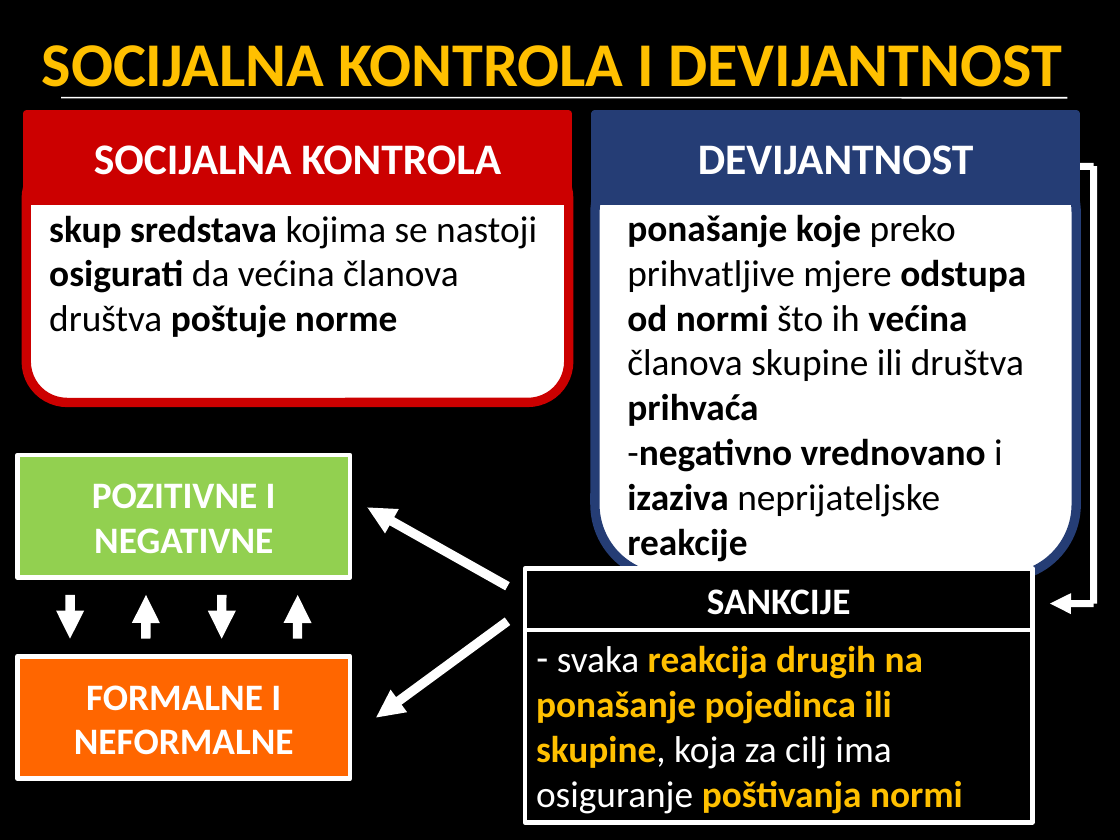
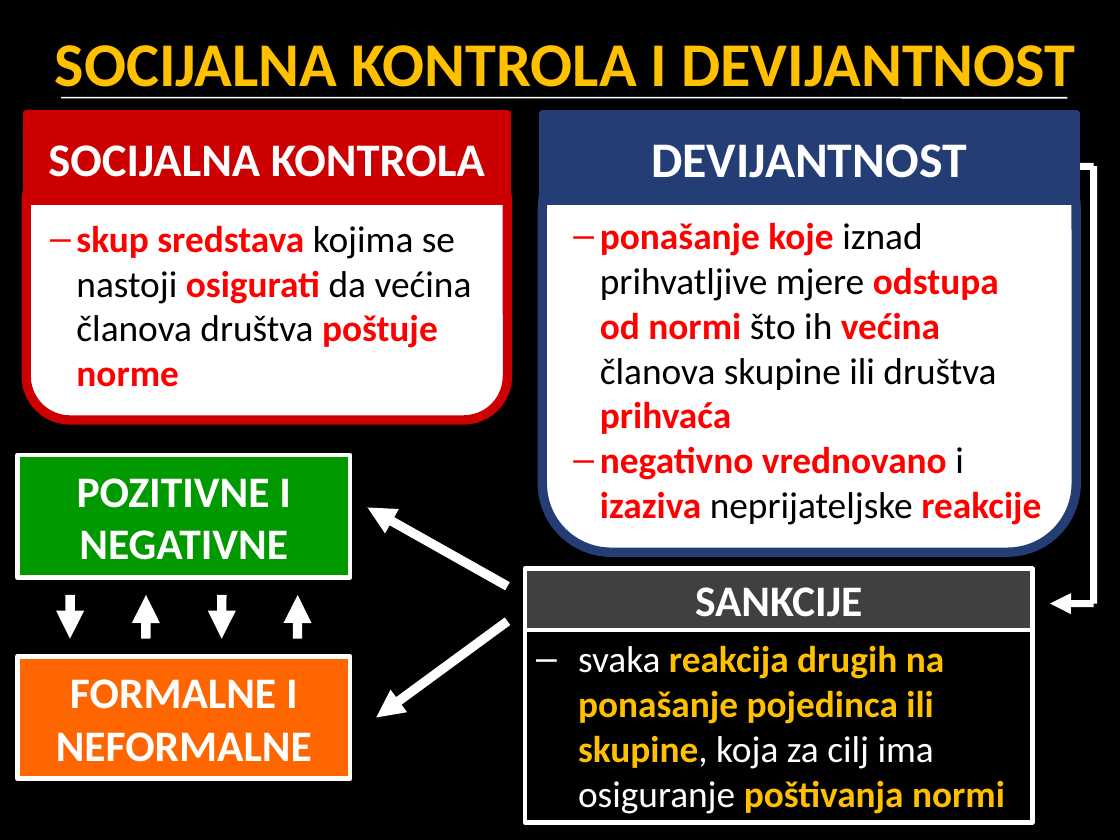
Before and after one commit to srednja-skola/sociologija, a slide deck: slide 18 of data/pptx/005_socijalizacija_i_identitet.pptx (slide 19 before the commit). Drawn at 1120x840 pixels with LibreOffice and Linux fonts; fonts in the diff are those of the drawing. Boxes give left, top, right and bottom in pixels: in the first picture for what was removed or moved away, otherwise in the second. Text is boxed around its words. In the diff, an @@ line names an element or a change of style, - is before the commit and + after.

```diff
--- a/data/pptx/005_socijalizacija_i_identitet.pptx
+++ b/data/pptx/005_socijalizacija_i_identitet.pptx
@@ title "SOCIJALNA KONTROLA I DEVIJANTNOST": place and size @@
-title "SOCIJALNA KONTROLA I DEVIJANTNOST" at box(42, 45, 1062, 99)
+title "SOCIJALNA KONTROLA I DEVIJANTNOST" at box(55, 45, 1075, 99)
@@ title "SOCIJALNA KONTROLA I DEVIJANTNOST" at box(55, 45, 1075, 99): alignment left to centre @@
@@ rectangle "SOCIJALNA KONTROLA": place and size @@
-rectangle "SOCIJALNA KONTROLA" at box(26, 114, 568, 202)
+rectangle "SOCIJALNA KONTROLA" at box(26, 114, 507, 202)
@@ rectangle "SOCIJALNA KONTROLA" at box(26, 114, 507, 202): size 28 to 30 pt @@
@@ rectangle "DEVIJANTNOST": place and size @@
-rectangle "DEVIJANTNOST" at box(595, 114, 1076, 202)
+rectangle "DEVIJANTNOST" at box(542, 114, 1076, 202)
@@ rectangle "DEVIJANTNOST" at box(542, 114, 1076, 202): size 28 to 32 pt @@
@@ rounded rectangle "ponašanje koje iznad prihvatljive mjere ...": place and size @@
-rounded rectangle "ponašanje koje iznad prihvatljive mjere ..." at box(595, 140, 1076, 578)
+rounded rectangle "ponašanje koje iznad prihvatljive mjere ..." at box(542, 140, 1076, 552)
@@ rounded rectangle "skup sredstava kojima se nastoji ...": place and size @@
-rounded rectangle "skup sredstava kojima se nastoji ..." at box(26, 158, 568, 403)
+rounded rectangle "skup sredstava kojima se nastoji ..." at box(26, 158, 507, 420)
@@ rounded rectangle "skup sredstava kojima se nastoji ..." at box(26, 158, 507, 420): text colour #000000 to #FF0000 in "skup sredstava osigurati poštuje norme"; bullet none to –; more space between paragraphs @@
@@ text in rounded rectangle at box(600, 222, 1041, 525): text changed; text colour #000000 to #FF0000 @@
-ponašanje koje preko prihvatljive mjere odstupa od normi što ih većina članova skupine ili društva prihvaća
--negativno vrednovano i izaziva neprijateljske reakcije
+– ponašanje koje iznad prihvatljive mjere odstupa od normi što ih većina članova skupine ili društva prihvaća
+– negativno vrednovano i izaziva neprijateljske reakcije
@@ rectangle "POZITIVNE I NEGATIVNE" at box(18, 455, 351, 577): size 24 to 28 pt; fill #92D050 to #009900 @@
@@ rectangle "SANKCIJE" at box(525, 569, 1033, 631): size 24 to 28 pt; fill #000000 to #404040 @@
@@ rectangle "FORMALNE I NEFORMALNE" at box(18, 656, 351, 778): size 24 to 28 pt @@
@@ rectangle "svaka reakcija drugih na ponašanje ..." at box(525, 631, 1033, 823): bullet - to – @@
```
Also in this commit, not shown: 17 other slides changed, 5 slides added, 3 slides removed.
